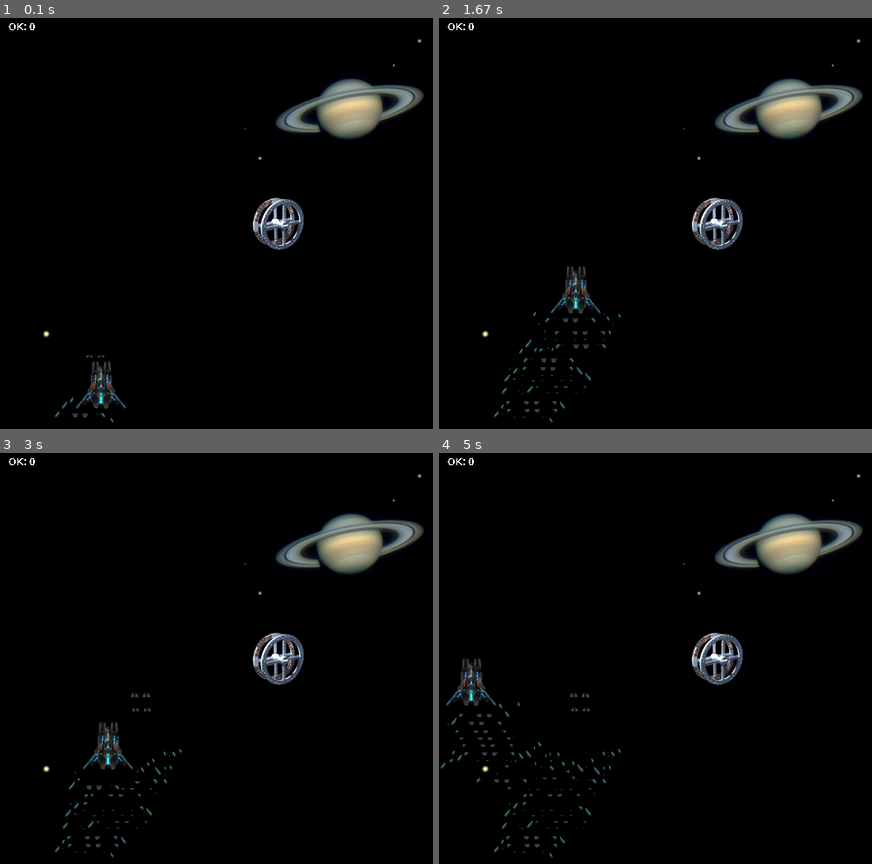
Above: before the commit, frames 1-4 (two rows, left to right).
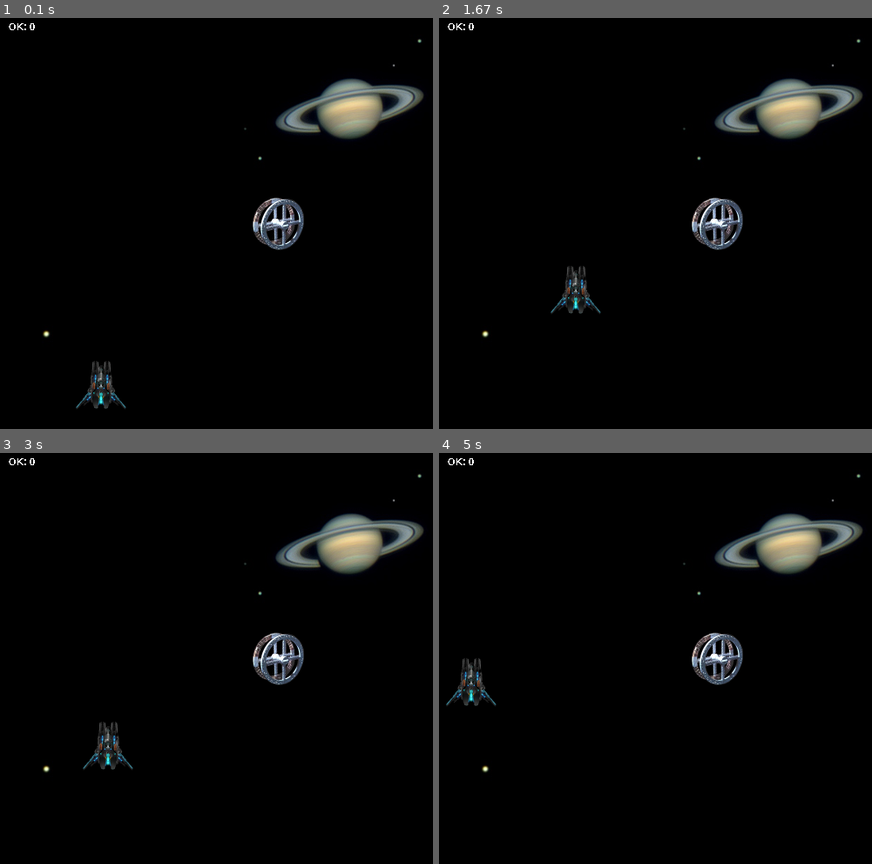
Above: after the commit, the same moments.

Repository: rodrigodub/Output
Game: pygame game, started from ProgramacaoDeJogos/Input06PJ05.py
Two runs of this game, one before a commit and one after it. Both use one fixed random seed, a clock stepped at 60 frames per second and the inputs below.
Inputs:
- Up to frame 1 (0.1 s): no input
- Up to frame 2 (1.67 s): no input
- Up to frame 3 (3 s): no input
- Up to frame 4 (5 s): no input

The runs differ from the first frame. In frame 1, less than 0.1% of the frame differs, in the area x 12-27%, y 81-99%; in frame 2, 0.4%; in frame 3, 0.4%; in frame 4, 0.6%, in the area x 0-43%, y 58-99%.

Commit message:
PJ5: better alien ship movement, not perfect
# v2.109
# 20180128

Diff:
--- a/ProgramacaoDeJogos/Input06PJ05.py
+++ b/ProgramacaoDeJogos/Input06PJ05.py
@@ -6,7 +6,7 @@
 # Usage:
 # > python3 Input06PJ05.py
 #
-# v2.108
+# v2.109
 # 20180128
 #################################################
 __author__ = 'Rodrigo Nobrega'
@@ -104,8 +104,8 @@
 
     def move(self, scr):
         if self.pos.centerx > 0 and self.pos.centerx < 640 and self.pos.centery > 10 and self.pos.centery < 480:
+            scr.area.blit(scr.image, self.posprev, self.posprev)
             self.pos.center = (self.pos.centerx + random.randint(-10,10), self.pos.centery + random.randint(-10,10))
-            scr.area.blit(scr.image, self.posprev, self.posprev)
             scr.area.blit(self.image, self.pos)
             self.posprev = self.pos
 
